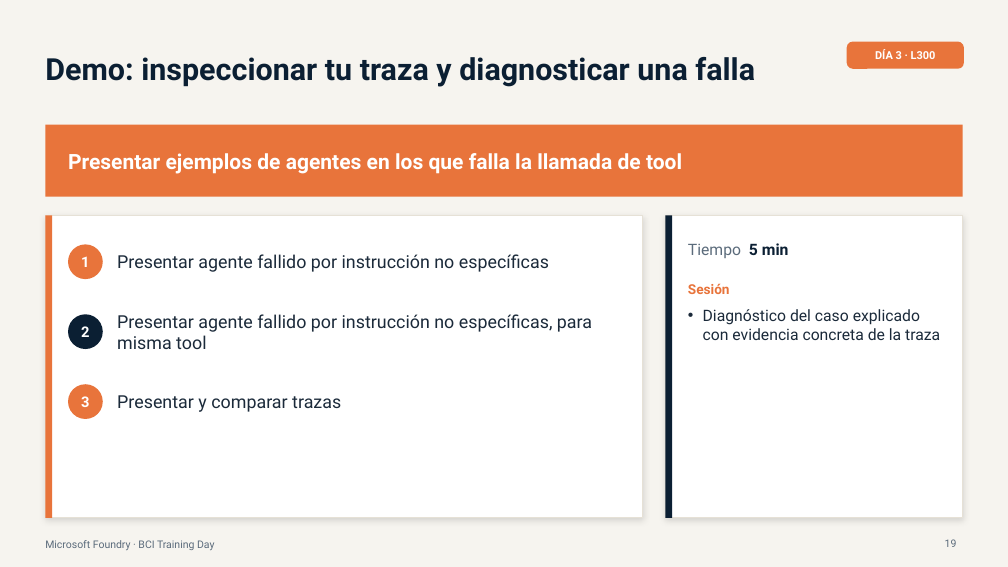
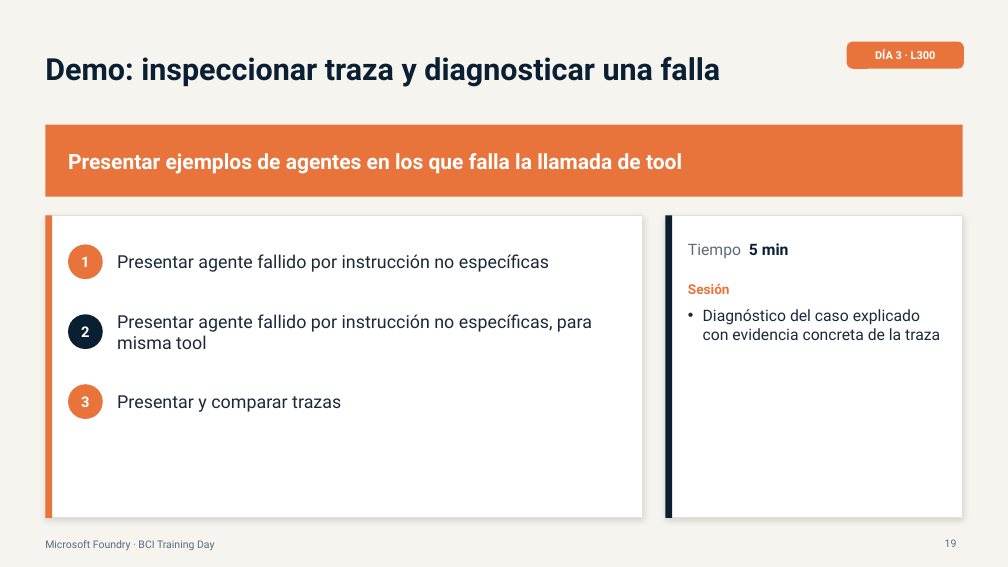
Before and after one commit to valegrajales/bci_workshop, a slide deck: slide 19 of presentaciones/BCI_Foundry_Dia3_L300_Produccion_Gobierno.pptx. Drawn at 1008x567 pixels with LibreOffice and Linux fonts; fonts in the diff are those of the drawing. Boxes give left, top, right and bottom in pixels: in the first picture for what was removed or moved away, otherwise in the second. Text is boxed around its words. In the diff, an @@ line names an element or a change of style, - is before the commit and + after.

Commit message:
Update slide of day 3 presentation

```diff
--- a/presentaciones/BCI_Foundry_Dia3_L300_Produccion_Gobierno.pptx
+++ b/presentaciones/BCI_Foundry_Dia3_L300_Produccion_Gobierno.pptx
@@ text at [45,57,721,87]: text changed @@
-Demo: inspeccionar tu traza y diagnosticar una falla
+Demo: inspeccionar traza y diagnosticar una falla
```
Also in this commit, not shown: 3 other slides changed.
